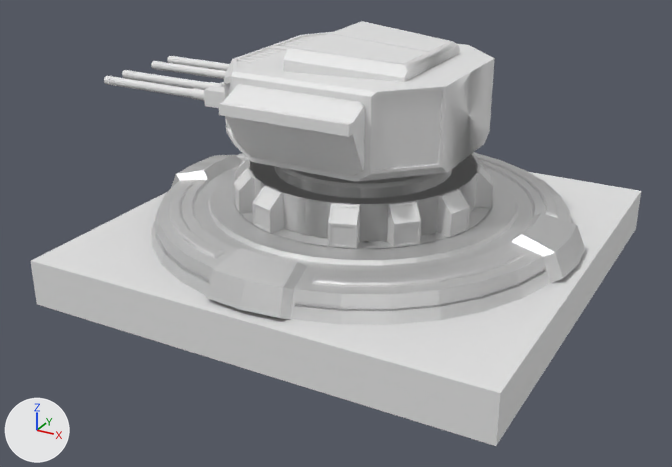
Two versions of the FBX model Model/DualGunTurret.fbx, one commit apart.
Both versions are drawn from a 50 mm camera at (8.69, -17.02, 9.11) aimed at (-0.11, -1.02, 1.11). The lights are fixed; the arrows at lower left show +X, +Y and +Z. Where no turn or scale is listed for an object, it has been applied to the vertices.

The older version as bpy lines, for what is in view:
```python
me_circle_001 = bpy.data.meshes.new('Circle.001')
me_circle_001.from_pydata(...)  # 2505 vertices, 2080 faces; spans x -4.83..4.83, y -4.83..4.83, z 0.0..0.78
me_circle_001.materials.append(mat_tech_pedestal_mat_001)  # white #e7e7e7
me_cylinder_001 = bpy.data.meshes.new('Cylinder.001')
me_cylinder_001.from_pydata(...)  # 3700 vertices, 3462 faces; spans x -2.56..1.16, y -1.25..1.25, z 0.0..1.47
me_立方体_001 = bpy.data.meshes.new('立方体.001')
me_立方体_001.from_pydata(...)  # a box spanning x -5.0..5.0, y -5.0..5.0, z 0.0..1.0
ob_dualgunturret = bpy.data.objects.new('DualGunTurret', me_cylinder_001)
ob_dualgunturret.location = (0.0, 0.0, 1.65)
ob_dualgunturret.scale = (2.35, 2.35, 2.35)
ob_foundation = bpy.data.objects.new('Foundation', me_circle_001)
ob_foundation.location = (0.0, 0.0, 1.0)
ob_立方体_001 = bpy.data.objects.new('立方体.001', me_立方体_001)
ob_立方体_001.location = (0.0, 0.0, 0.0)
```
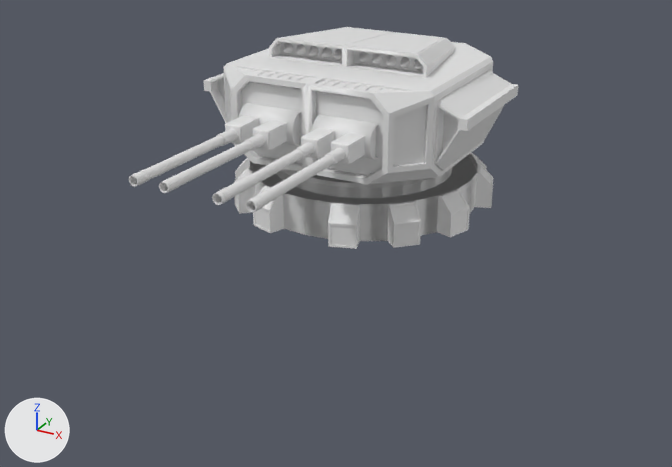
What differs and where, as boxes (x1, y1, x2, y2) in the pictures (672 x 467 px):
```json
{"object": "DualGunTurret", "change": "turned", "before": [104, 21, 495, 249], "after": [129, 27, 518, 249]}
{"object": "立方体.001", "change": "deleted", "before": [31, 172, 641, 446]}
{"object": "Foundation", "change": "deleted", "before": [152, 152, 585, 325]}
```

Scene script edits in JSON lines:
```json
{"op": "remove", "block": "ob_foundation", "code": ["ob_foundation = bpy.data.objects.new('Foundation', me_circle_001)", "ob_foundation.location = (0.0, 0.0, 1.0)"]}
{"op": "set", "path": "ob_dualgunturret.rotation_euler", "old": "(0.0, 0.0, 0.0)", "new": "(0.0, 0.0, 1.571)", "note": "degrees (0, 0, 0) -> degrees (0, 0, 90)"}
{"op": "remove", "block": "ob_立方体_001", "code": ["ob_立方体_001 = bpy.data.objects.new('立方体.001', me_立方体_001)", "ob_立方体_001.location = (0.0, 0.0, 0.0)"]}
```
